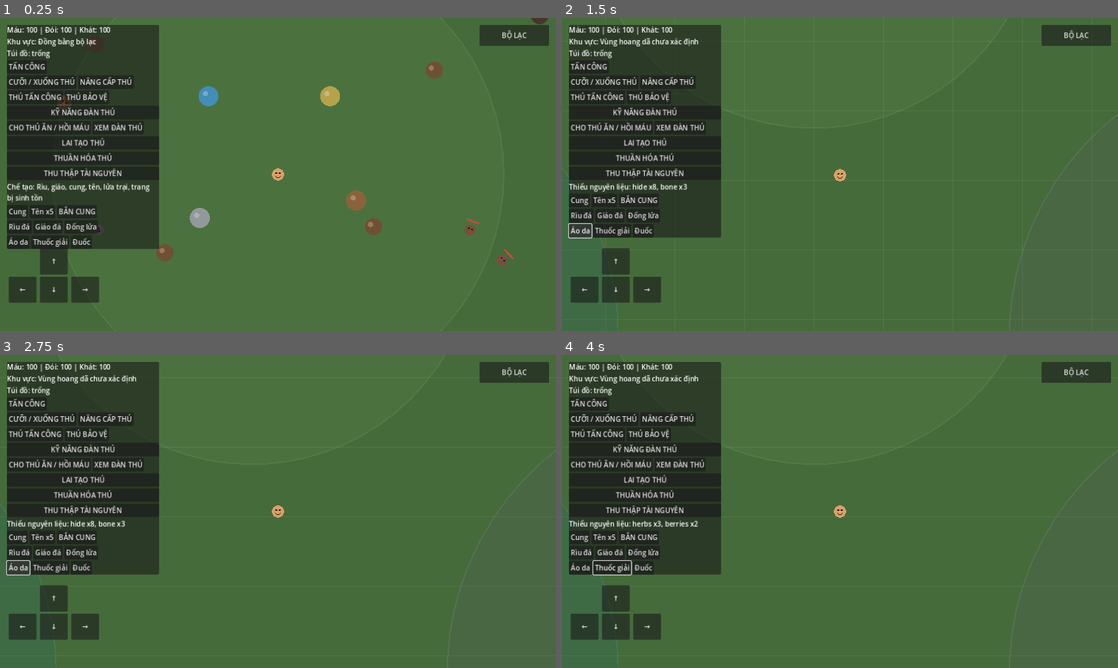
Above: before the commit, frames 1-4 (two rows, left to right).
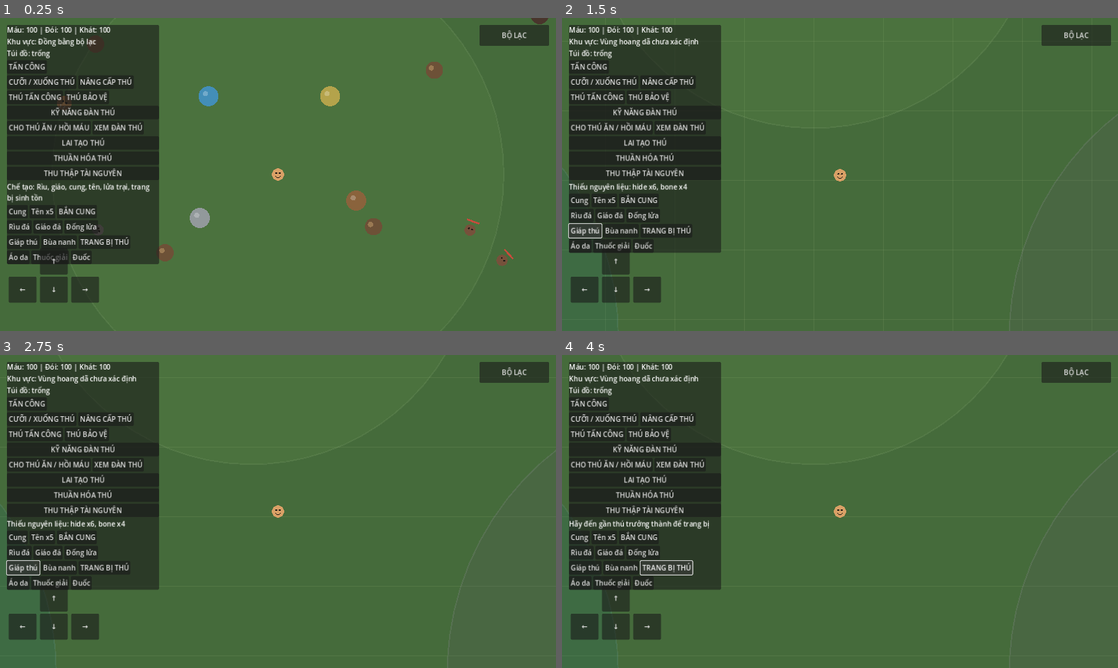
Above: after the commit, the same moments.

Repository: khanhhkt8-hub/Bo-Lac-Tien-Su.
Game: Godot game, scene res://Scenes/Main.tscn
Same seed, same stepped clock (60 frames per second), same inputs: the game is played once before the commit and once after it.
Inputs (mouse positions are in pixels of both pictures, inside the frame that each line leads up to):
- Up to frame 1 (0.25 s): no input
- Up to frame 2 (1.5 s): click (584, 287) at 0.5 s, where only the run after the commit has a clickable "Giáp thú"; click (584, 243) at 1.25 s, where only the run after the commit has a clickable "Giáp thú"
- Up to frame 3 (2.75 s): click (22, 567) at 2 s, where only the run after the commit has a clickable "Giáp thú"
- Up to frame 4 (4 s): click (623, 567) at 2.75 s, where only the run after the commit has a clickable "Bùa nanh"; click (667, 567) at 3.5 s, where only the run after the commit has a clickable "TRANG BỊ THÚ"

The runs differ from the first frame. In frame 1, 1.5% of the frame differs, in the area x 1-29%, y 70-79%; in frame 2, 1.6%; in frame 3, 1.6%; in frame 4, 2.1%, in the area x 1-29%, y 52-76%.

Commit message:
Add companion gear crafting and equip controls

Diff:
--- a/Scripts/UI/SurvivalHUD.gd
+++ b/Scripts/UI/SurvivalHUD.gd
@@ -99,6 +99,14 @@
 	_add_craft_button(buttons, "Rìu đá", "stone_axe")
 	_add_craft_button(buttons, "Giáo đá", "stone_spear")
 	_add_craft_button(buttons, "Đống lửa", "campfire")
+	var companion_gear_row := HBoxContainer.new()
+	column.add_child(companion_gear_row)
+	_add_craft_button(companion_gear_row, "Giáp thú", "companion_armor")
+	_add_craft_button(companion_gear_row, "Bùa nanh", "companion_fang")
+	var equip_gear_button := Button.new()
+	equip_gear_button.text = "TRANG BỊ THÚ"
+	equip_gear_button.pressed.connect(_on_equip_companion_gear_pressed)
+	companion_gear_row.add_child(equip_gear_button)
 	var survival_gear_row := HBoxContainer.new()
 	column.add_child(survival_gear_row)
 	_add_craft_button(survival_gear_row, "Áo da", "fur_cloak")
@@ -280,3 +288,8 @@
 func _on_companion_combat_summary_pressed() -> void:
 	if _player != null and _player.has_method("get_companion_combat_summary"):
 		_craft_status.text = _player.get_companion_combat_summary()
+
+
+func _on_equip_companion_gear_pressed() -> void:
+	if _player != null and _player.has_method("equip_nearby_companion_gear"):
+		_craft_status.text = _player.equip_nearby_companion_gear()
